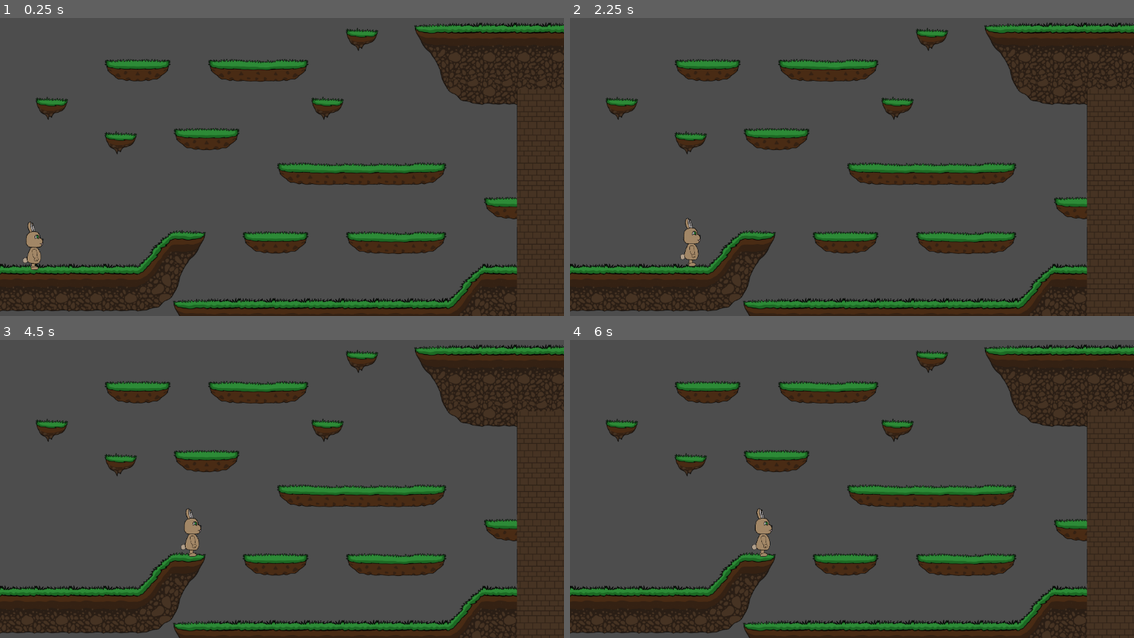
Above: before the commit, frames 1-4 (two rows, left to right).
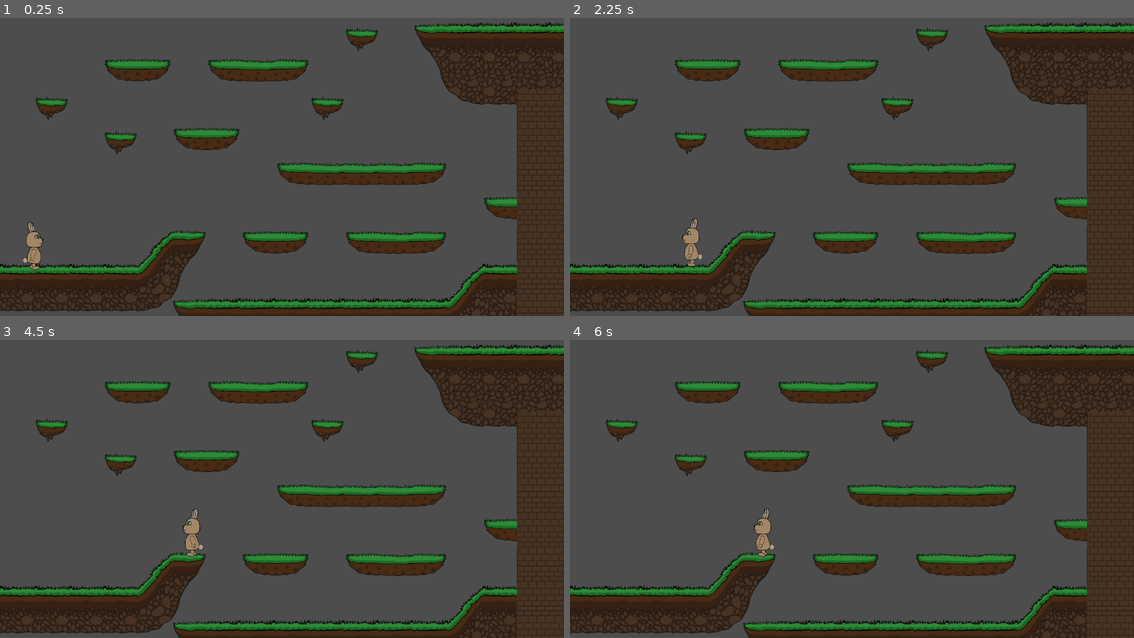
Above: after the commit, the same moments.

Repository: andre-henriques04/island-hoppers
Game: Godot game, scene res://scenes/main.tscn
Two runs of this game, one before a commit and one after it. Both use one fixed random seed, a clock stepped at 60 frames per second and the inputs below.
Inputs:
- Up to frame 1 (0.25 s): no input
- Up to frame 2 (2.25 s): tap Enter (ui_accept) at 0.5, 0.77, 1.52 s; hold Right (ui_right) 0.53-2.03 s; hold Left (ui_left) from 2.03 s (still down)
- Up to frame 3 (4.5 s): release Left (ui_left) at 2.78 s; hold Right (ui_right) 2.78-4.28 s; tap Enter (ui_accept) at 3.02, 3.77 s; hold Left (ui_left) from 4.28 s (still down)
- Up to frame 4 (6 s): tap Enter (ui_accept) at 4.52 s; release Left (ui_left) at 5.03 s; hold Right (ui_right) 5.03-5.78 s; hold Left (ui_left) from 5.78 s (still down)

The runs differ from the first frame. In frame 1, less than 0.1% of the frame differs, in the area x 5-8%, y 77-85%; in frame 2, 0.2%, in the area x 19-24%, y 67-84%; in frame 3, 0.2%; in frame 4, 0.2%.

Commit message:
Fix character walk animation

Diff:
--- a/scenes/main.tscn
+++ b/scenes/main.tscn
@@ -167,7 +167,7 @@
 "texture": SubResource("AtlasTexture_dp3eg")
 }],
 "loop": 1,
-"name": &"walk",
+"name": &"run",
 "speed": 16.0
 }]
 
@@ -188,11 +188,12 @@
 position = Vector2(1048, -643)
 zoom = Vector2(0.55, 0.55)
 
-[node name="CharacterBody2D" type="CharacterBody2D" parent="." unique_id=1507188363]
+[node name="CharacterBody2D" type="CharacterBody2D" parent="." unique_id=1507188363 node_paths=PackedStringArray("sprite")]
 position = Vector2(-8, 186)
 script = ExtResource("3_sugp2")
 move_speed = 350.0
 jump_height = 200.0
+sprite = NodePath("AnimatedSprite2D")
 
 [node name="CollisionShape2D" type="CollisionShape2D" parent="CharacterBody2D" unique_id=515727343]
 position = Vector2(135, -514)
@@ -202,6 +203,6 @@
 position = Vector2(135, -533)
 scale = Vector2(0.37, 0.37)
 sprite_frames = SubResource("SpriteFrames_y7xg4")
-animation = &"walk"
-frame = 6
-frame_progress = 0.07527638
+animation = &"run"
+frame = 9
+frame_progress = 0.015174813
--- a/scripts/CharacterMovement.gd
+++ b/scripts/CharacterMovement.gd
@@ -5,8 +5,8 @@
 @export var boosted_speed: float = 400.0
 @export var debuffed_speed: float = 100.0
 
-@export var gravity: float = 980.0   # positive = down in 2D
-@export var jump_height: float = 64.0  # pixels
+@export var gravity: float = 980.0
+@export var jump_height: float = 64.0
 @export var boosted_jump_height: float = 160.0
 @export var debuff_jump_height: float = 16.0
 
@@ -52,36 +52,45 @@
 		velocity.y = -sqrt(2.0 * gravity * current_jump_height)
 
 	move_and_slide()
+
+	# Update character animation
 	_update_animation(horizontal)
 
 
 func _update_animation(horizontal: float) -> void:
 	if sprite == null:
 		return
+
+	# Flip based on movement direction
+	if horizontal < 0.0:
+		sprite.flip_h = true
+	elif horizontal > 0.0:
+		sprite.flip_h = false
+
+	# Choose animation
+	var anim := "run"
+
+	# Play run animation while moving
 	if horizontal != 0.0:
-		sprite.flip_h = horizontal < 0.0
-
-	# Only plays animations that exist, so rename these to match yours
-	var anim := "idle"
-	if not is_on_floor():
-		anim = "jump"
-	elif horizontal != 0.0:
-		anim = "run"
-	if sprite.sprite_frames and sprite.sprite_frames.has_animation(anim):
-		if sprite.animation != anim:
+		if sprite.animation != anim or not sprite.is_playing():
 			sprite.play(anim)
+	else:
+		sprite.stop()
 
 
 # --- Speed effects ---
 func activate_speed_boost() -> void:
 	speed_boost_timer = 20.0
 
+
 func activate_speed_debuff() -> void:
 	speed_debuff_timer = 10.0
+
 
 # --- Jump effects ---
 func activate_jump_boost() -> void:
 	jump_boost_timer = 20.0
 
+
 func activate_jump_debuff() -> void:
 	jump_debuff_timer = 15.0
